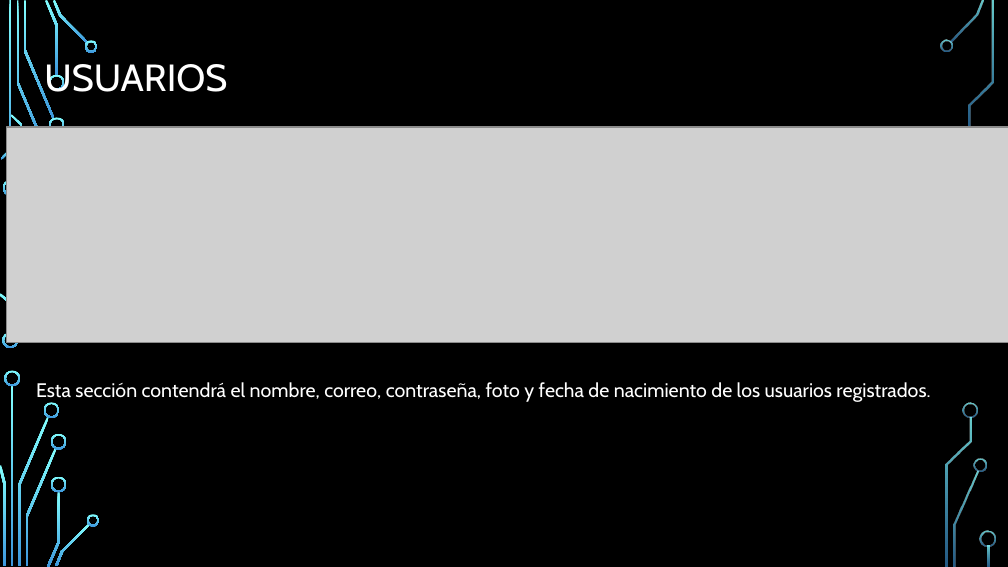
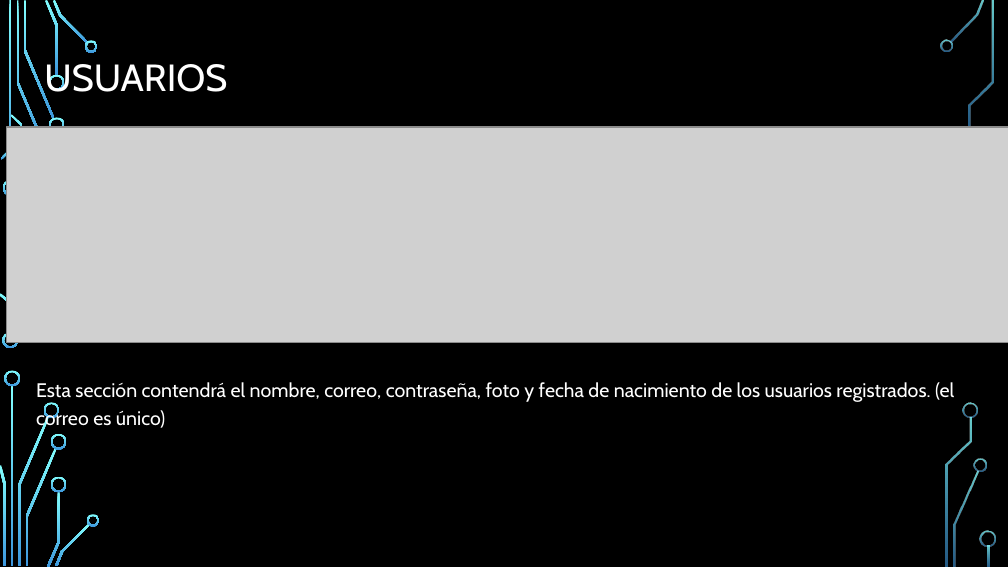
Before and after one commit to Diegolivia/FullStack_ROFFUSDesignRoom, a slide deck: slide 3 of Documentacion/ManualNetBeans.pptx. Drawn at 1008x567 pixels with LibreOffice and Linux fonts; fonts in the diff are those of the drawing; grey boxes stand for pictures; background and template pictures are left out. Boxes give left, top, right and bottom in pixels: in the first picture for what was removed or moved away, otherwise in the second. Text is boxed around its words. In the diff, an @@ line names an element or a change of style, - is before the commit and + after.

Commit message:
ppt

```diff
--- a/Documentacion/ManualNetBeans.pptx
+++ b/Documentacion/ManualNetBeans.pptx
@@ text at (36, 382, 954, 431): text changed @@
-Esta sección contendrá el nombre, correo, contraseña, foto y fecha de nacimiento de los usuarios registrados.
+Esta sección contendrá el nombre, correo, contraseña, foto y fecha de nacimiento de los usuarios registrados. (el correo es único)
```
Also in this commit, not shown: 1 other slide changed.
